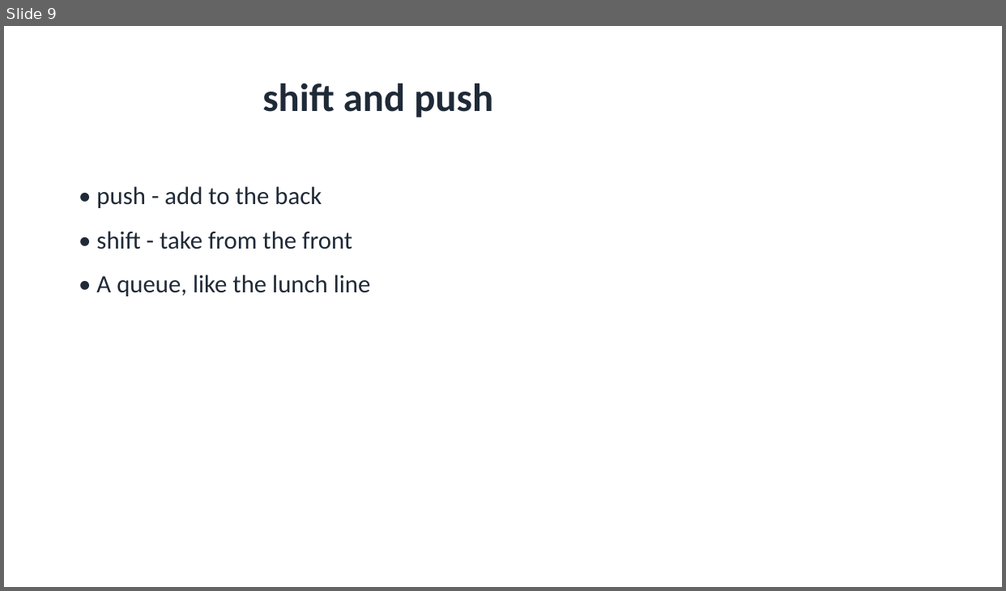
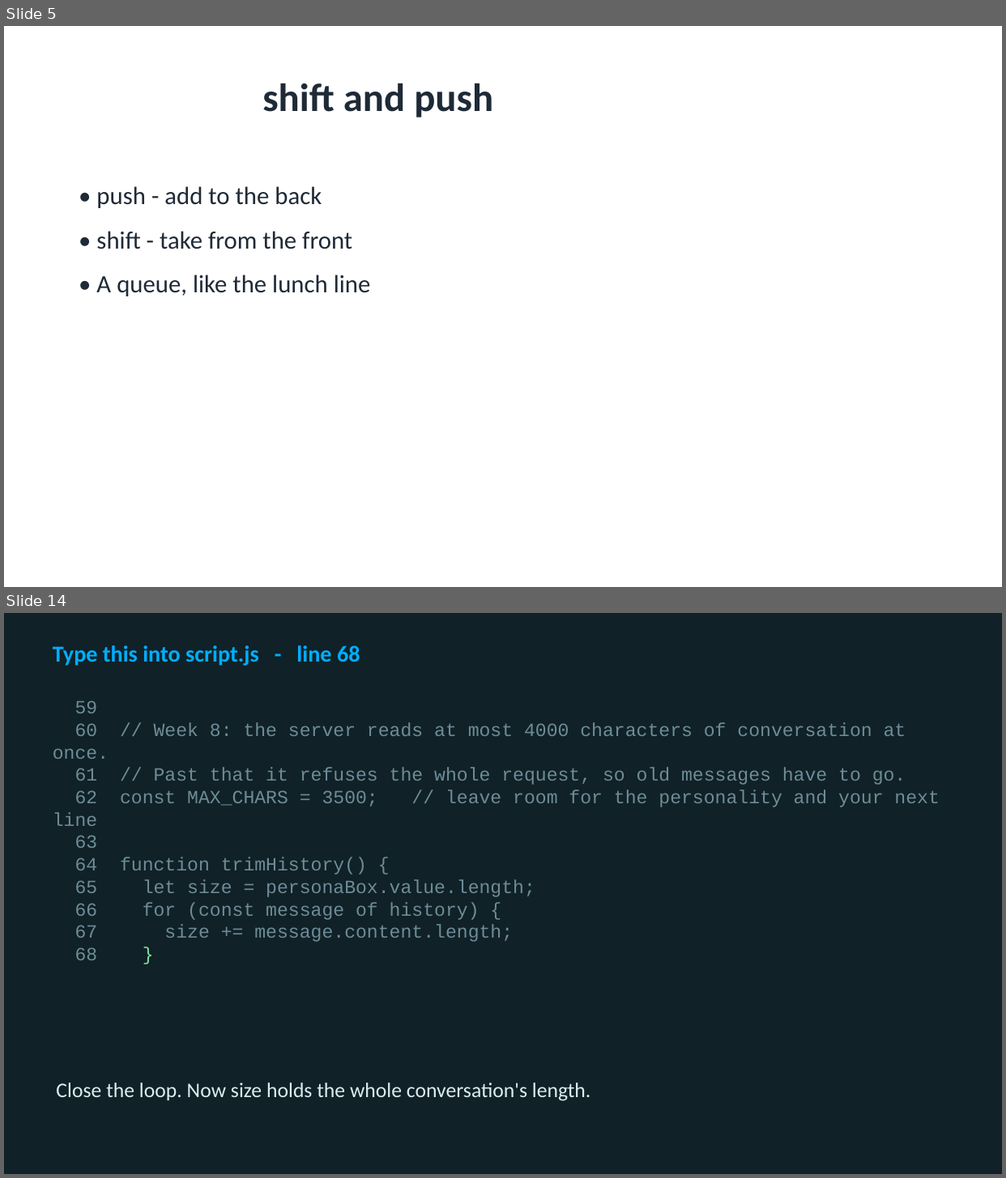
Before and after one commit to utgapps/utgapps.github.io, a slide deck: ai101/slides/week-08.pptx. Shown one above the other, each under a label of ours: slide 9 before the commit, slides 5 and 14 after it; the slides between them are not shown. The pictures are 1006x591 and 1006x1178 pixels, drawn with LibreOffice and Linux fonts; fonts in the diff are those of the drawing. Boxes give left, top, right and bottom in pixels: in the first picture for what was removed or moved away, otherwise in the second. Text is boxed around its words. In the diff, an @@ line names an element or a change of style, - is before the commit and + after.

```diff
--- a/ai101/slides/week-08.pptx
+++ b/ai101/slides/week-08.pptx
@@ slide 14 added at (4,613,1002,1174), background #102127 @@
@@ text added at (53,645,360,666), 22 pt, text #01AEFD, bold @@
+Type this into script.js - line 68
@@ text added at (53,700,939,960), 18 pt, text #6D8C97 @@
+59
+60 // Week 8: the server reads at most 4000 characters of conversation at once.
+61 // Past that it refuses the whole request, so old messages have to go.
+62 const MAX_CHARS = 3500; // leave room for the personality and your next line
+63
+64 function trimHistory() {
+65 let size = personaBox.value.length;
+66 for (const message of history) {
+67 size += message.content.length;
+68 }
@@ text added at (56,1083,590,1101), 20 pt, text #DCECEF @@
+Close the loop. Now size holds the whole conversation's length.
@@ what was slide 9 is now slide 5 @@
```
Also in this commit, not shown: 2 slides changed, 17 other slides added, 3 slides removed, 19 other files.
